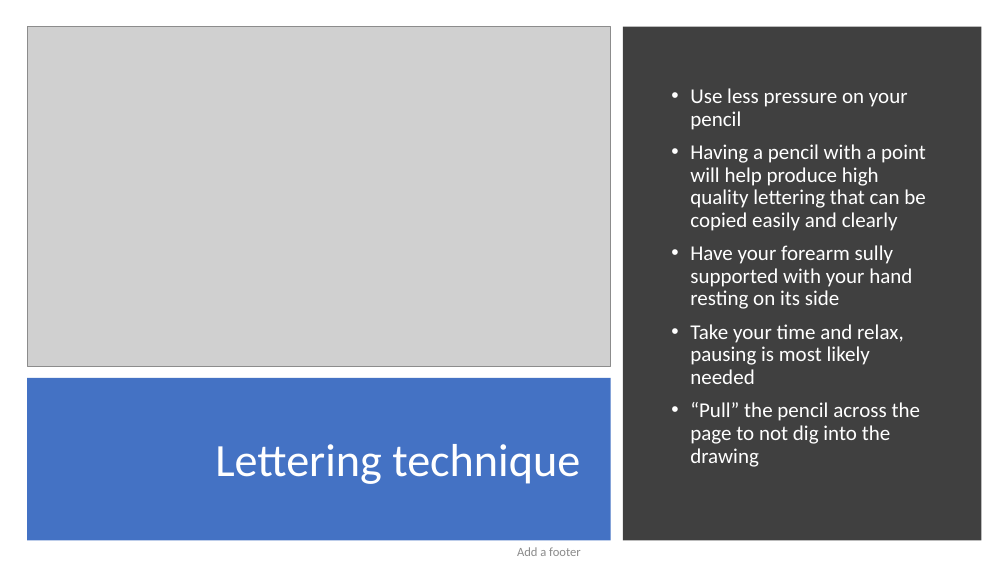
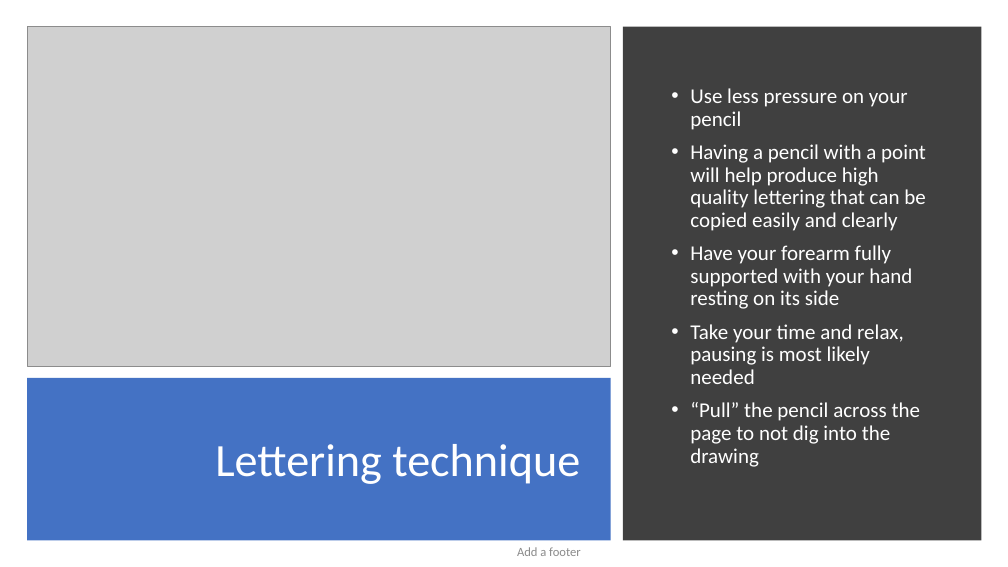
Before and after one commit to nickvertucci/Technology-Education-Curriculum, a slide deck: slide 5 of High School/Design and Drawing for Production/Unit 3 - Introduction to Lettering/Section 1 - What is Lettering/Assets/Unit 3 - Section 1 - What is Lettering.pptx. Drawn at 1008x567 pixels with LibreOffice and Linux fonts; fonts in the diff are those of the drawing; grey boxes stand for pictures. Boxes give left, top, right and bottom in pixels: in the first picture for what was removed or moved away, otherwise in the second. Text is boxed around its words. In the diff, an @@ line names an element or a change of style, - is before the commit and + after.

Commit message:
DDP PPT UPDATE

```diff
--- a/High School/Design and Drawing for Production/Unit 3 - Introduction to Lettering/Section 1 - What is Lettering/Assets/Unit 3 - Section 1 - What is Lettering.pptx
+++ b/High School/Design and Drawing for Production/Unit 3 - Introduction to Lettering/Section 1 - What is Lettering/Assets/Unit 3 - Section 1 - What is Lettering.pptx
@@ text at (x1=690, y1=245, x2=912, y2=309): text changed @@
-• Have your forearm sully supported with your hand resting on its side
+• Have your forearm fully supported with your hand resting on its side
```
Also in this commit, not shown: 3 slides added.
